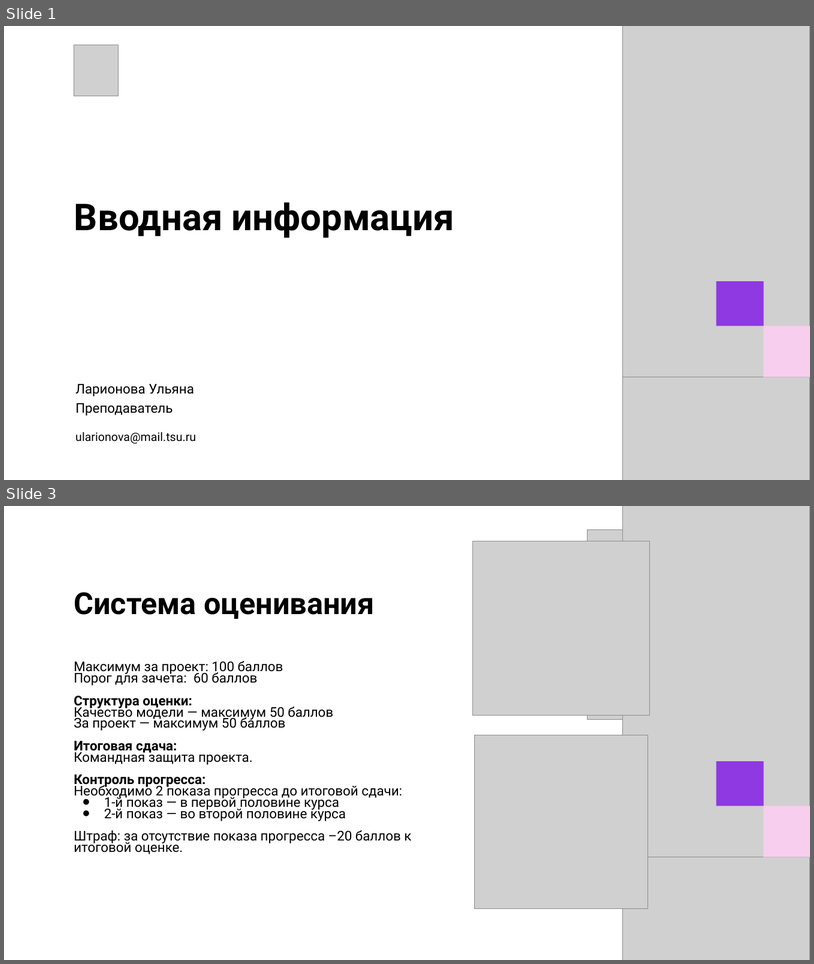
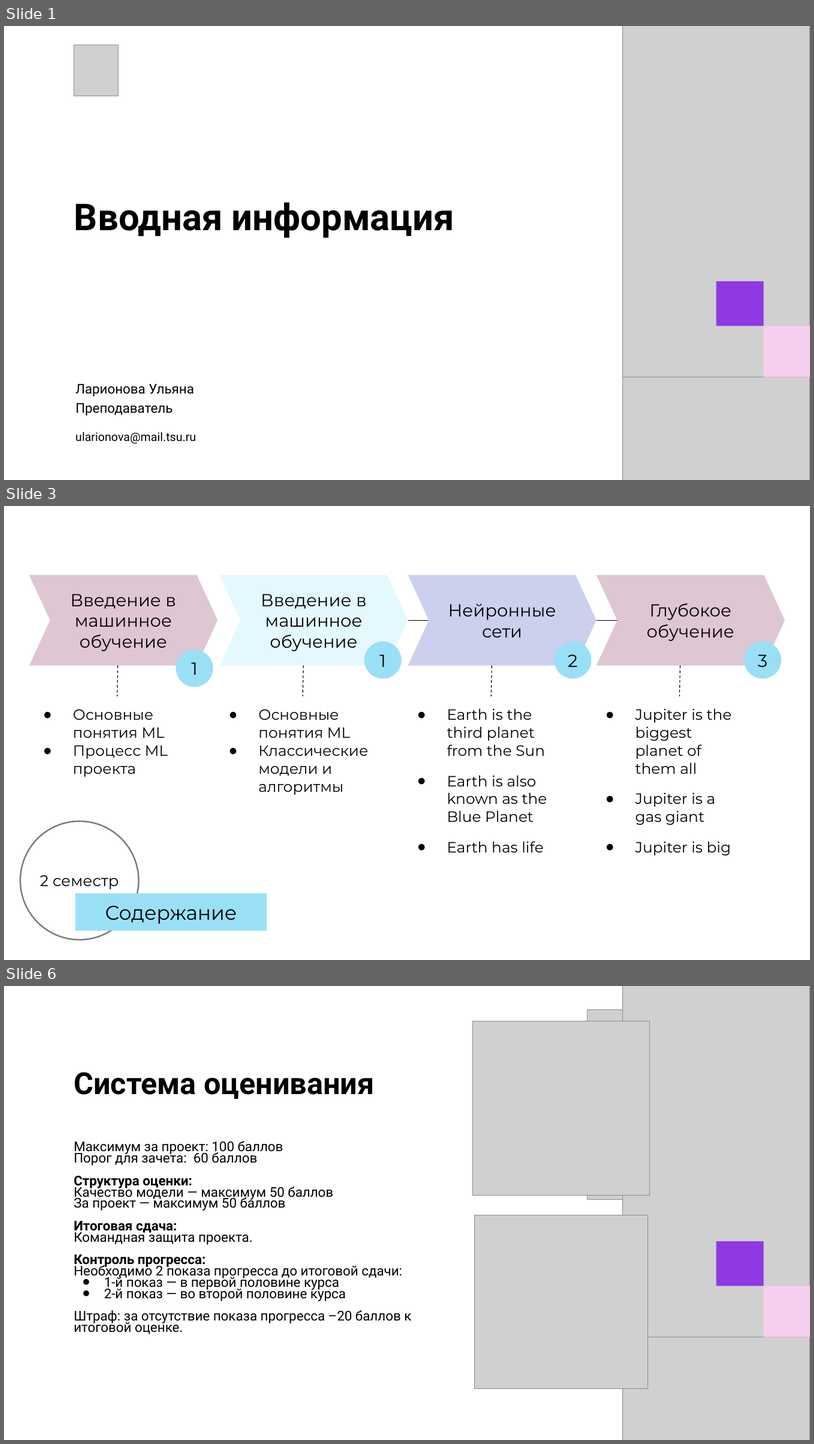
Before and after one commit to Ulatel/course_tsu_2026, a slide deck: Модуль 1. Введение в ML/1_Лекция.pptx. Shown one above the other, each under a label of ours: slides 1 and 3 before the commit, slides 1, 3 and 6 after it; the slides between them are not shown. The pictures are 814x964 and 814x1444 pixels, drawn with LibreOffice and Linux fonts; fonts in the diff are those of the drawing; grey boxes stand for pictures; background and template pictures are left out. Boxes give left, top, right and bottom in pixels: in the first picture for what was removed or moved away, otherwise in the second. Text is boxed around its words. In the diff, an @@ line names an element or a change of style, - is before the commit and + after.

```diff
--- a/Модуль 1. Введение в ML/1_Лекция.pptx
+++ b/Модуль 1. Введение в ML/1_Лекция.pptx
@@ slide 3 added at bbox=[4, 506, 810, 960], background picture (left out) @@
@@ chevron added at bbox=[29, 575, 218, 666], fill #DFC6D3, 20.7 pt, text #000000 @@
+Введение в машинное обучение
@@ chevron added at bbox=[220, 575, 409, 666], fill #E4F9FD, 20.7 pt, text #000000 @@
+Введение в машинное обучение
@@ chevron added at bbox=[408, 575, 597, 666], fill #CBD0EC, 20.7 pt, text #000000 @@
+Нейронные сети
@@ chevron added at bbox=[597, 575, 786, 666], fill #DFC6D3, 20.7 pt, text #000000 @@
+Глубокое обучение
@@ line added from (408, 621) to (429, 621), #000000 0.83 pt @@
@@ line added from (597, 621) to (617, 621), #000000 0.83 pt @@
@@ ellipse added at bbox=[176, 649, 213, 687], fill #99E0F7, 20.7 pt, text #000000 @@
+1
@@ ellipse added at bbox=[365, 642, 402, 679], fill #99E0F7, 20.7 pt, text #000000 @@
+1
@@ ellipse added at bbox=[555, 642, 592, 679], fill #99E0F7, 20.7 pt, text #000000 @@
+2
@@ ellipse added at bbox=[744, 642, 782, 679], fill #99E0F7, 20.7 pt, text #000000 @@
+3
@@ line added from (118, 666) to (117, 697), #000000 0.83 pt dashed @@
@@ line added from (303, 666) to (303, 697), #000000 0.83 pt dashed @@
@@ line added from (492, 666) to (492, 697), #000000 0.83 pt dashed @@
@@ line added from (681, 666) to (680, 697), #000000 0.83 pt dashed @@
@@ text added at bbox=[73, 709, 168, 777], 17.8 pt, text #000000 @@
+● Основные понятия ML
+● Процесс ML проекта
@@ text added at bbox=[258, 709, 368, 795], 17.8 pt, text #000000 @@
+● Основные понятия ML
+● Классические модели и алгоритмы
@@ text added at bbox=[447, 708, 548, 852], 17.8 pt, text #000000 @@
+● Earth is the third planet from the Sun
+● Earth is also known as the Blue Planet
+● Earth has life
@@ text added at bbox=[636, 708, 732, 855], 17.8 pt, text #000000 @@
+● Jupiter is the biggest planet of them all
+● Jupiter is a gas giant
+● Jupiter is big
@@ ellipse added at bbox=[20, 821, 139, 940], fill #FFFFFF, outline #7E7473 1.67 pt, 18.4 pt, text #000000 @@
+2 семестр
@@ rectangle added at bbox=[75, 893, 267, 931], fill #99E0F7, 23.7 pt, text #000000 @@
+Содержание
@@ what was slide 3 is now slide 6 @@
```
Also in this commit, not shown: 2 slides changed, 14 other slides added.
